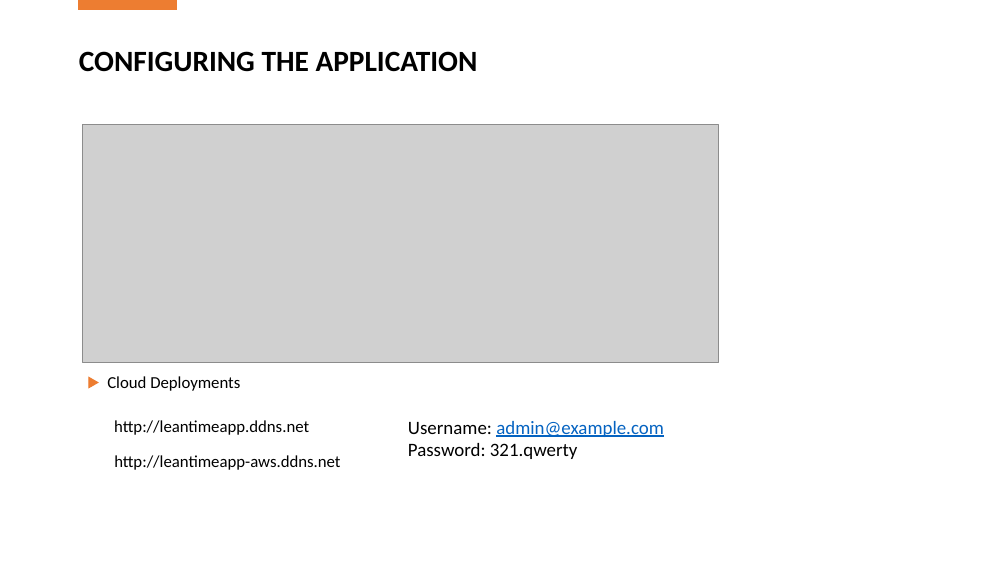
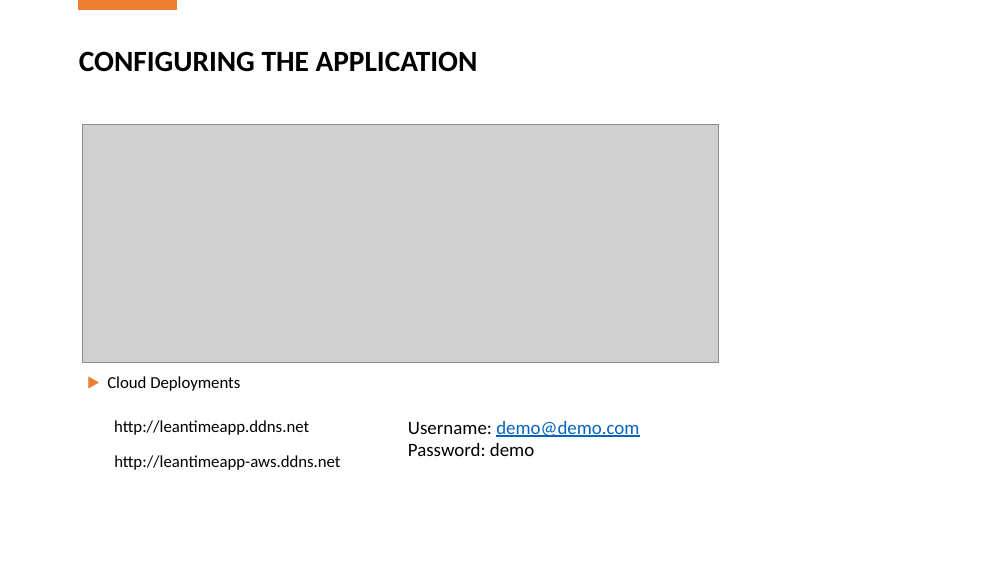
Before and after one commit to MKaiyum/marist-mscs621-2019-MamunProject, a slide deck: slide 22 of Final Project.pptx. Drawn at 1008x567 pixels with LibreOffice and Linux fonts; fonts in the diff are those of the drawing; grey boxes stand for pictures. Boxes give left, top, right and bottom in pixels: in the first picture for what was removed or moved away, otherwise in the second. Text is boxed around its words. In the diff, an @@ line names an element or a change of style, - is before the commit and + after.

```diff
--- a/Final Project.pptx
+++ b/Final Project.pptx
@@ text at [408,421,639,456]: text changed @@
-Username: admin@example.com
-Password: 321.qwerty
+Username: demo@demo.com
+Password: demo
```
Also in this commit, not shown: 1 slide added.
